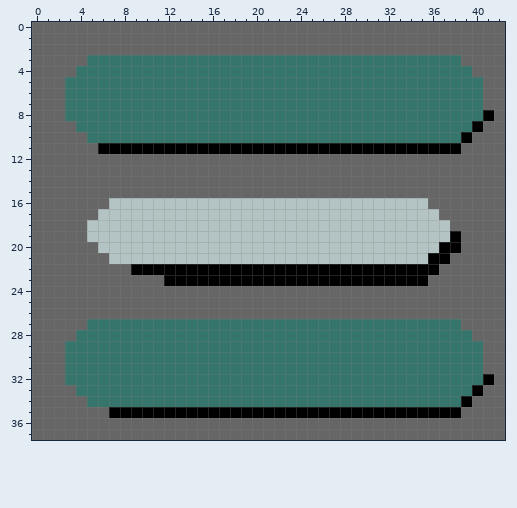
One commit to this pixel-art sprite: src/imagenes/IconoBars.png. Above: the version before the commit.
The file is 43x38 pixels.
After the commit:
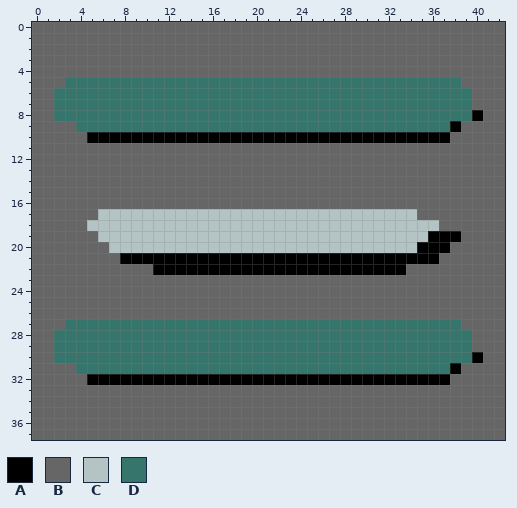
Palette (. is transparent): A #000000  B #666666  C #b4c4c4  D #36756b
Edits made:
@@ x 0..42 @@
  2 BBBBBBBBBBBBBBBBBBBBBBBBBBBBBBBBBBBBBBBBBBB
- 3 BBBBBDDDDDDDDDDDDDDDDDDDDDDDDDDDDDDDDDDBBBB
- 4 BBBBDDDDDDDDDDDDDDDDDDDDDDDDDDDDDDDDDDDDBBB
- 5 BBBDDDDDDDDDDDDDDDDDDDDDDDDDDDDDDDDDDDDDDBB
- 6 BBBDDDDDDDDDDDDDDDDDDDDDDDDDDDDDDDDDDDDDDBB
- 7 BBBDDDDDDDDDDDDDDDDDDDDDDDDDDDDDDDDDDDDDDBB
- 8 BBBDDDDDDDDDDDDDDDDDDDDDDDDDDDDDDDDDDDDDDAB
- 9 BBBBDDDDDDDDDDDDDDDDDDDDDDDDDDDDDDDDDDDDABB
-10 BBBBBDDDDDDDDDDDDDDDDDDDDDDDDDDDDDDDDDDABBB
-11 BBBBBBAAAAAAAAAAAAAAAAAAAAAAAAAAAAAAAAABBBB
+ 3 BBBBBBBBBBBBBBBBBBBBBBBBBBBBBBBBBBBBBBBBBBB
+ 4 BBBBBBBBBBBBBBBBBBBBBBBBBBBBBBBBBBBBBBBBBBB
+ 5 BBBDDDDDDDDDDDDDDDDDDDDDDDDDDDDDDDDDDDDBBBB
+ 6 BBDDDDDDDDDDDDDDDDDDDDDDDDDDDDDDDDDDDDDDBBB
+ 7 BBDDDDDDDDDDDDDDDDDDDDDDDDDDDDDDDDDDDDDDBBB
+ 8 BBDDDDDDDDDDDDDDDDDDDDDDDDDDDDDDDDDDDDDDABB
+ 9 BBBBDDDDDDDDDDDDDDDDDDDDDDDDDDDDDDDDDDABBBB
+10 BBBBBAAAAAAAAAAAAAAAAAAAAAAAAAAAAAAAAABBBBB
+11 BBBBBBBBBBBBBBBBBBBBBBBBBBBBBBBBBBBBBBBBBBB
 12 BBBBBBBBBBBBBBBBBBBBBBBBBBBBBBBBBBBBBBBBBBB
@@ x 0..42 @@
 15 BBBBBBBBBBBBBBBBBBBBBBBBBBBBBBBBBBBBBBBBBBB
-16 BBBBBBBCCCCCCCCCCCCCCCCCCCCCCCCCCCCCBBBBBBB
-17 BBBBBBCCCCCCCCCCCCCCCCCCCCCCCCCCCCCCCBBBBBB
-18 BBBBBCCCCCCCCCCCCCCCCCCCCCCCCCCCCCCCCCBBBBB
-19 BBBBBCCCCCCCCCCCCCCCCCCCCCCCCCCCCCCCCCABBBB
-20 BBBBBBCCCCCCCCCCCCCCCCCCCCCCCCCCCCCCCAABBBB
-21 BBBBBBBCCCCCCCCCCCCCCCCCCCCCCCCCCCCCAABBBBB
-22 BBBBBBBBBAAAAAAAAAAAAAAAAAAAAAAAAAAAABBBBBB
-23 BBBBBBBBBBBBAAAAAAAAAAAAAAAAAAAAAAAABBBBBBB
+16 BBBBBBBBBBBBBBBBBBBBBBBBBBBBBBBBBBBBBBBBBBB
+17 BBBBBBCCCCCCCCCCCCCCCCCCCCCCCCCCCCCBBBBBBBB
+18 BBBBBCCCCCCCCCCCCCCCCCCCCCCCCCCCCCCCCBBBBBB
+19 BBBBBBCCCCCCCCCCCCCCCCCCCCCCCCCCCCCCAAABBBB
+20 BBBBBBBCCCCCCCCCCCCCCCCCCCCCCCCCCCCAAABBBBB
+21 BBBBBBBBAAAAAAAAAAAAAAAAAAAAAAAAAAAAABBBBBB
+22 BBBBBBBBBBBAAAAAAAAAAAAAAAAAAAAAAABBBBBBBBB
+23 BBBBBBBBBBBBBBBBBBBBBBBBBBBBBBBBBBBBBBBBBBB
 24 BBBBBBBBBBBBBBBBBBBBBBBBBBBBBBBBBBBBBBBBBBB
@@ x 0..42 @@
 26 BBBBBBBBBBBBBBBBBBBBBBBBBBBBBBBBBBBBBBBBBBB
-27 BBBBBDDDDDDDDDDDDDDDDDDDDDDDDDDDDDDDDDDBBBB
-28 BBBBDDDDDDDDDDDDDDDDDDDDDDDDDDDDDDDDDDDDBBB
-29 BBBDDDDDDDDDDDDDDDDDDDDDDDDDDDDDDDDDDDDDDBB
-30 BBBDDDDDDDDDDDDDDDDDDDDDDDDDDDDDDDDDDDDDDBB
-31 BBBDDDDDDDDDDDDDDDDDDDDDDDDDDDDDDDDDDDDDDBB
-32 BBBDDDDDDDDDDDDDDDDDDDDDDDDDDDDDDDDDDDDDDAB
-33 BBBBDDDDDDDDDDDDDDDDDDDDDDDDDDDDDDDDDDDDABB
-34 BBBBBDDDDDDDDDDDDDDDDDDDDDDDDDDDDDDDDDDABBB
-35 BBBBBBBAAAAAAAAAAAAAAAAAAAAAAAAAAAAAAAABBBB
+27 BBBDDDDDDDDDDDDDDDDDDDDDDDDDDDDDDDDDDDDBBBB
+28 BBDDDDDDDDDDDDDDDDDDDDDDDDDDDDDDDDDDDDDDBBB
+29 BBDDDDDDDDDDDDDDDDDDDDDDDDDDDDDDDDDDDDDDBBB
+30 BBDDDDDDDDDDDDDDDDDDDDDDDDDDDDDDDDDDDDDDABB
+31 BBBBDDDDDDDDDDDDDDDDDDDDDDDDDDDDDDDDDDABBBB
+32 BBBBBAAAAAAAAAAAAAAAAAAAAAAAAAAAAAAAAABBBBB
+33 BBBBBBBBBBBBBBBBBBBBBBBBBBBBBBBBBBBBBBBBBBB
+34 BBBBBBBBBBBBBBBBBBBBBBBBBBBBBBBBBBBBBBBBBBB
+35 BBBBBBBBBBBBBBBBBBBBBBBBBBBBBBBBBBBBBBBBBBB
 36 BBBBBBBBBBBBBBBBBBBBBBBBBBBBBBBBBBBBBBBBBBB
Boxes around the changes in both pictures, in picture pixels (x1, y1, x2, y2):
changed: (54, 55, 494, 154)
changed: (87, 198, 461, 286)
changed: (54, 319, 494, 418)
